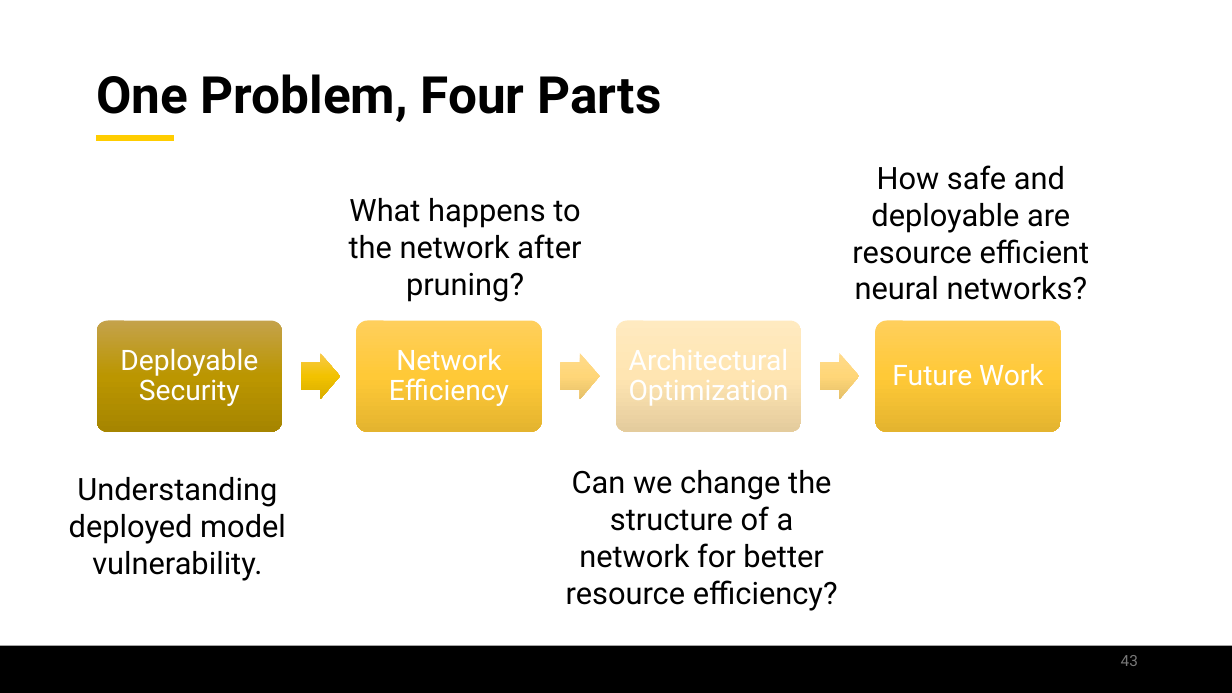
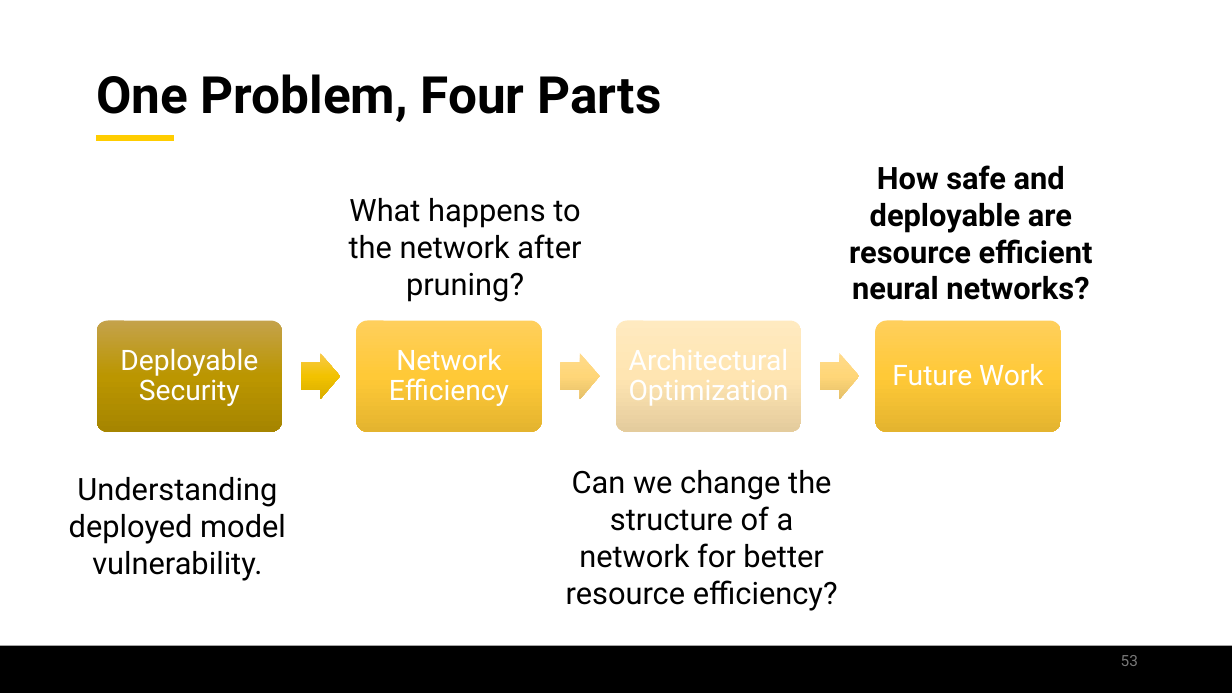
Before and after one commit to jamilgafur/Presentation, a slide deck: slide 53 of Presentation.pptx (slide 43 before the commit). Drawn at 1232x693 pixels with LibreOffice and Linux fonts; fonts in the diff are those of the drawing; background and template pictures are left out. Boxes give left, top, right and bottom in pixels: in the first picture for what was removed or moved away, otherwise in the second. Text is boxed around its words. In the diff, an @@ line names an element or a change of style, - is before the commit and + after.

```diff
--- a/Presentation.pptx
+++ b/Presentation.pptx
@@ text "How safe and deployable are ..." at (849, 165, 1093, 300): bold on @@
@@ page number at (1121, 655, 1138, 666): text changed @@
-43
+53
```
Also in this commit, not shown: 23 other slides changed, 31 slides added, 21 slides removed.
